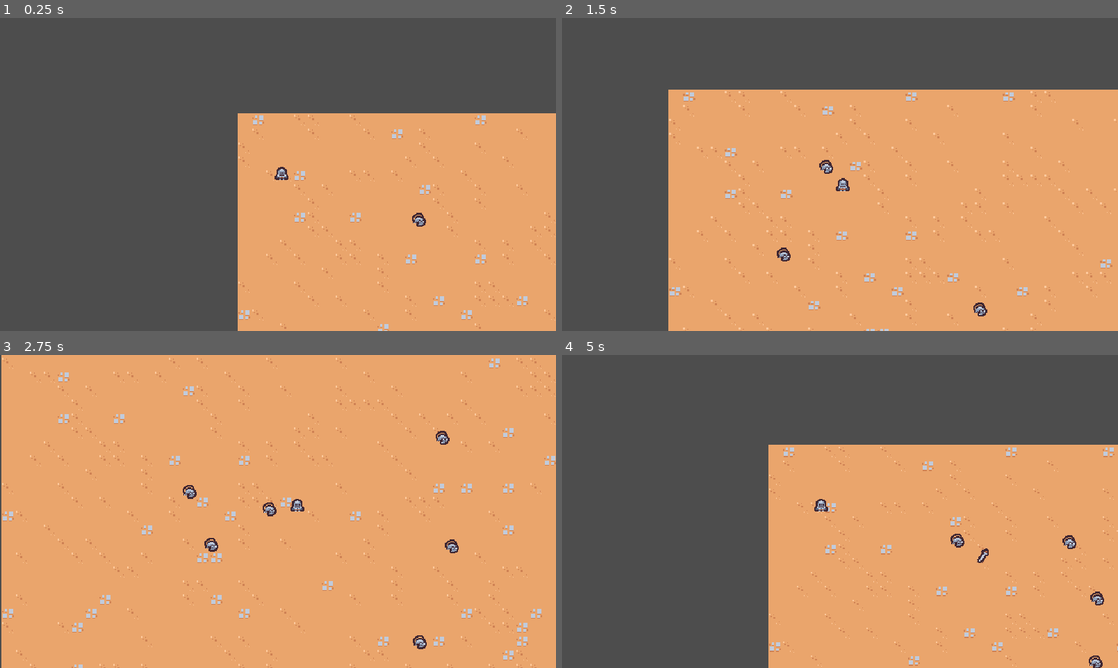
Above: before the commit, frames 1-4 (two rows, left to right).
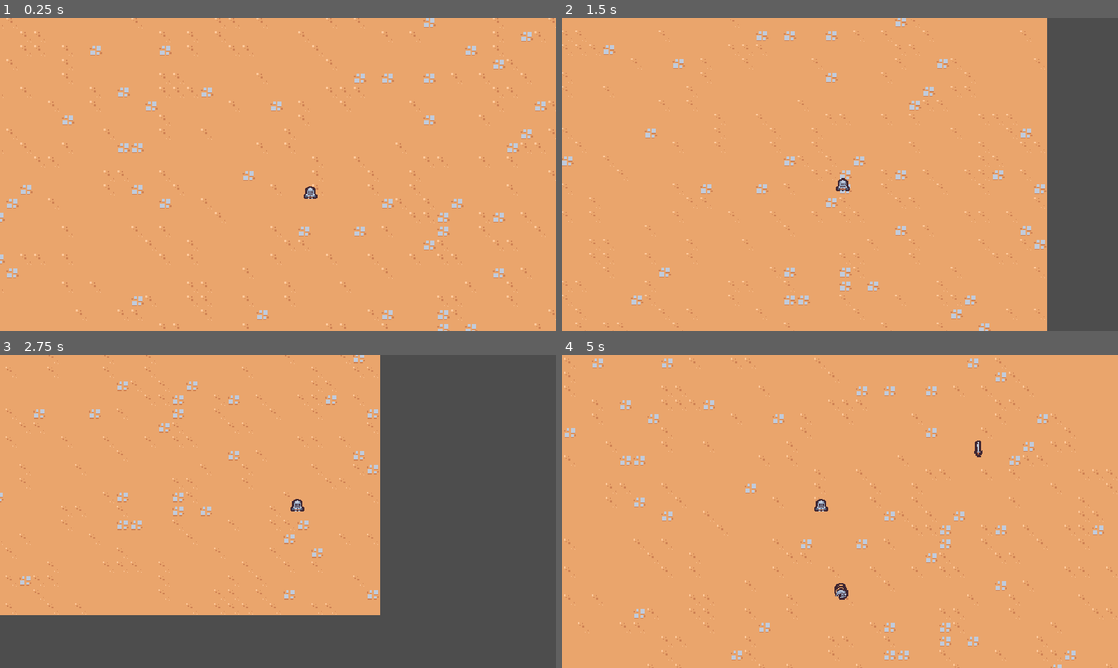
Above: after the commit, the same moments.

Repository: ordoghl/2dsurvivors
Game: Godot game, scene res://scenes/main/main.tscn
Same seed, same stepped clock (60 frames per second), same inputs: the game is played once before the commit and once after it.
Inputs:
- Up to frame 1 (0.25 s): no input
- Up to frame 2 (1.5 s): hold D (move_right) 0.53-1.28 s; hold S (move_down) from 1.28 s (still down)
- Up to frame 3 (2.75 s): release S (move_down) at 2.03 s; hold D (move_right) from 2.03 s (still down)
- Up to frame 4 (5 s): release D (move_right) at 2.78 s; hold W (move_up) 2.78-3.53 s; hold A (move_left) from 3.53 s (still down)

The runs differ from the first frame. In frame 1, 63% of the frame differs, in the area x 0-100%, y 0-100%; in frame 2, 48%; in frame 3, 46%; in frame 4, 58%.

Commit message:
Spawn enemies automatically

Diff:
--- a/scenes/main/main.tscn
+++ b/scenes/main/main.tscn
@@ -1,11 +1,13 @@
 [gd_scene load_steps=5 format=3 uid="uid://bnpptuytjqpkd"]
 
 [ext_resource type="TileSet" uid="uid://cwxhr432c3r2d" path="res://resources/tileset.tres" id="1_51u28"]
+[ext_resource type="PackedScene" uid="uid://dg4ug1cyk0imu" path="res://scenes/manager/enemy_manager.tscn" id="1_fqnaf"]
 [ext_resource type="PackedScene" uid="uid://dwmmefx6kpy0x" path="res://scenes/player/player.tscn" id="1_m6bxv"]
 [ext_resource type="PackedScene" uid="uid://by3d713yp8778" path="res://scenes/game_camera/game_camera.tscn" id="1_x8tkf"]
-[ext_resource type="PackedScene" uid="uid://byrg2src5idbt" path="res://scenes/basic_enemy/BasicEnemy.tscn" id="4_oni3r"]
 
 [node name="Main" type="Node"]
+
+[node name="EnemyManager" parent="." instance=ExtResource("1_fqnaf")]
 
 [node name="GameCamera" parent="." instance=ExtResource("1_x8tkf")]
 
@@ -15,25 +17,4 @@
 layer_0/tile_data = PackedInt32Array(1769511, 65537, 4, 1703975, 1, 4, 1638439, 1, 4, 1572903, 1, 4, 1507367, 1, 4, 144 …(30337 unchanged characters)…
 
 [node name="Player" parent="." instance=ExtResource("1_m6bxv")]
-position = Vector2(51, 77)
-
-[node name="BasicEnemy" parent="." instance=ExtResource("4_oni3r")]
-position = Vector2(448, 325)
-
-[node name="BasicEnemy2" parent="." instance=ExtResource("4_oni3r")]
-position = Vector2(250, 453)
-
-[node name="BasicEnemy3" parent="." instance=ExtResource("4_oni3r")]
-position = Vector2(643, 509)
-
-[node name="BasicEnemy4" parent="." instance=ExtResource("4_oni3r")]
-position = Vector2(710, 133)
-
-[node name="BasicEnemy5" parent="." instance=ExtResource("4_oni3r")]
-position = Vector2(227, 133)
-
-[node name="BasicEnemy6" parent="." instance=ExtResource("4_oni3r")]
-position = Vector2(134, 299)
-
-[node name="BasicEnemy7" parent="." instance=ExtResource("4_oni3r")]
-position = Vector2(713, 336)
+position = Vector2(447, 339)
--- /dev/null
+++ b/scenes/manager/enemy_manager.gd
@@ -0,0 +1,23 @@
+extends Node
+
+const SPAWN_RADIUS = 375
+
+@export var basic_enemy_scene: PackedScene
+
+func _ready():
+	pass # Replace with function body.
+
+
+
+
+func _on_timer_timeout():
+	var player = get_tree().get_first_node_in_group("player") as Node2D
+	if player == null:
+		return
+
+	var random_direction = Vector2.RIGHT.rotated(randf_range(0, TAU))
+	var spawn_position = player.global_position + (random_direction * SPAWN_RADIUS)
+
+	var enemy = basic_enemy_scene.instantiate() as Node2D
+	get_parent().add_child(enemy)
+	enemy.global_position = spawn_position
--- /dev/null
+++ b/scenes/manager/enemy_manager.tscn
@@ -0,0 +1,13 @@
+[gd_scene load_steps=3 format=3 uid="uid://dg4ug1cyk0imu"]
+
+[ext_resource type="Script" path="res://scenes/manager/enemy_manager.gd" id="1_vbp72"]
+[ext_resource type="PackedScene" uid="uid://byrg2src5idbt" path="res://scenes/basic_enemy/BasicEnemy.tscn" id="2_qrctd"]
+
+[node name="EnemyManager" type="Node"]
+script = ExtResource("1_vbp72")
+basic_enemy_scene = ExtResource("2_qrctd")
+
+[node name="Timer" type="Timer" parent="."]
+autostart = true
+
+[connection signal="timeout" from="Timer" to="." method="_on_timer_timeout"]
